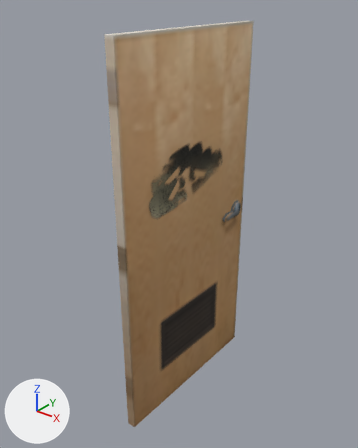
Two versions of the glTF model levels/art/door/ApartmentDoor.glb, one commit apart.
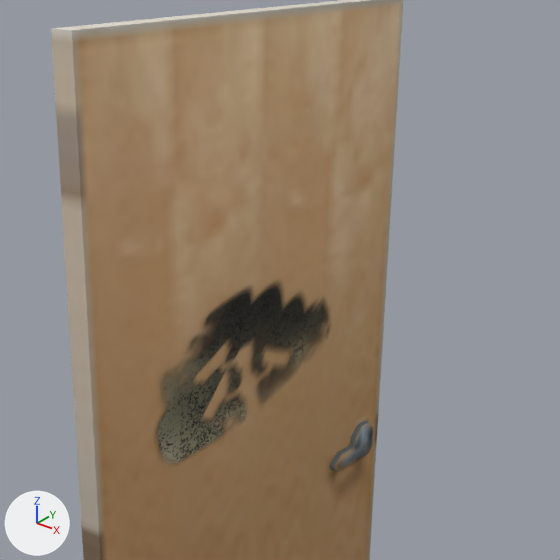
There are two pictures of each version: one whole from a 50 mm camera at (1.55, -2.24, 1.16) aimed at (-0.08, -0.2, -0.1), one close up on the part from 23% to 89% of the width and 5% to 58% of the height. Every picture has the same lights, and +X, +Y and +Z are marked at lower left. The older version's two pictures come first. Where no turn or scale is listed for an object, it has been applied to the vertices. Vertices at exactly the same position are counted once.

The scene before the commit, as lines of its bpy script (objects in view):
```python
me_door_professional_01_002 = bpy.data.meshes.new('door_professional_01.002')
me_door_professional_01_002.from_pydata(...)  # 157 vertices, 280 faces; spans x -0.06..0.01, y -0.72..0.37, z -1.24..0.97
# faces by material slot: [182, 98]
me_door_professional_01_002.materials.append(mat_door_professional_01_002)  # picture img_door_professional_01
me_door_professional_01_002.materials.append(mat_cloud)  # picture img_cloud
ob_door_professional_01_003_col = bpy.data.objects.new('door_professional_01.003-col', me_door_professional_01_002)
ob_door_professional_01_003_col.location = (0.0, 0.0, 0.0)
```
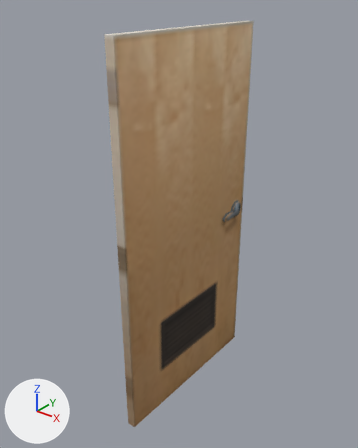
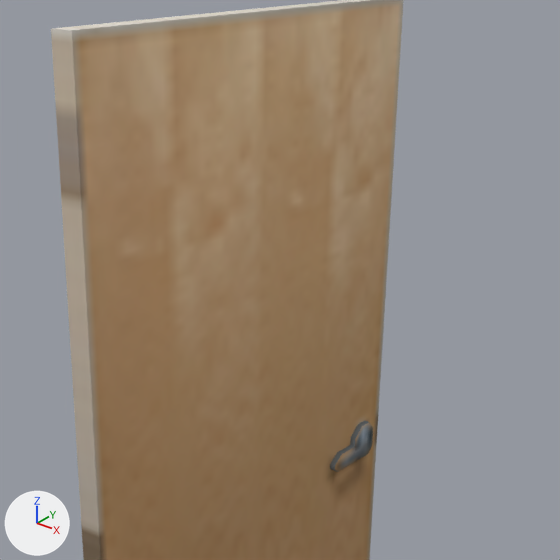
The change in detail:
me_door_professional_01_002 is used by ob_door_professional_01_003_col; location (0.0, 0.0, 0.0).
me_door_professional_01_002 had 157 vertices, 280 faces and spanned x -0.06..0.01, y -0.72..0.37, z -1.24..0.97.
me_door_professional_01_002 now has 93 vertices, 182 faces and spans x -0.06..0.01, y -0.72..0.37, z -1.24..0.97.
me_door_professional_01_002 part 1: the loose piece of 64 vertices spanning x 0.0, y -0.62..0.2, z -0.17..0.57 is deleted.
me_door_professional_01_002 no longer uses material mat_cloud (picture img_cloud).

What differs and where, as boxes [x1, y1, x2, y2] in the close-ups (560 x 560 px):
part 1 of me_door_professional_01_002, deleted
    before: [157, 284, 330, 462]
